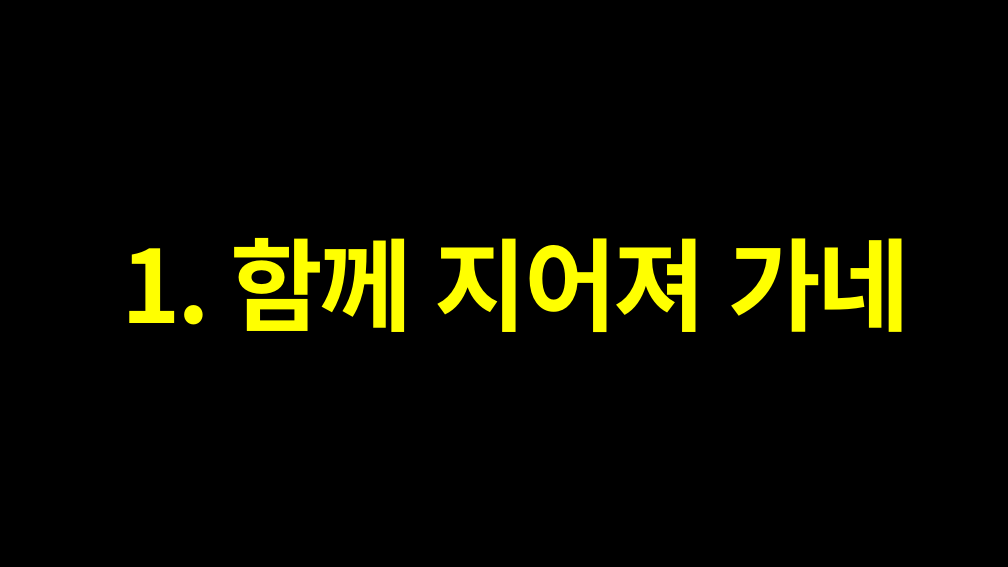
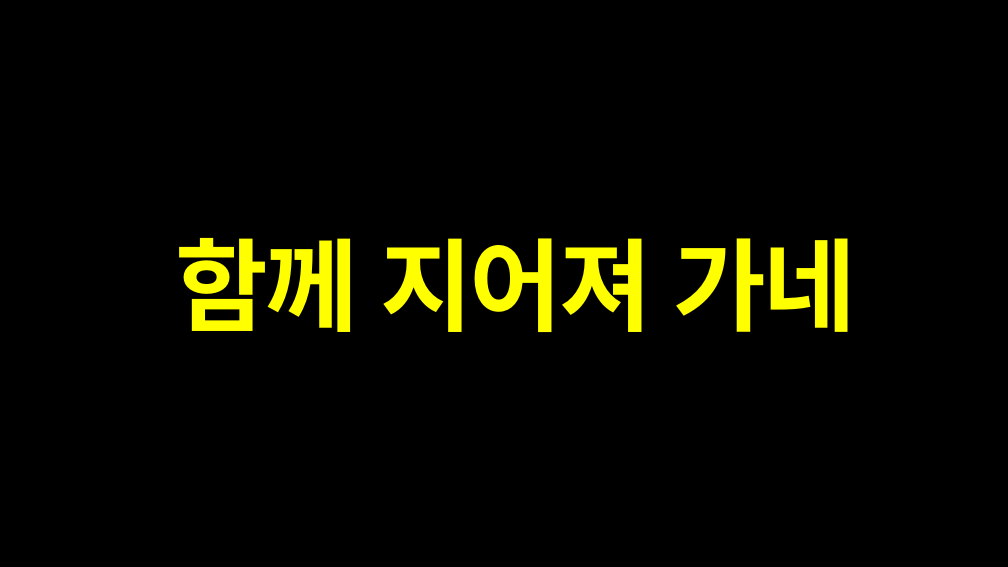
Before and after one commit to JohnHaan/lyrics-generator, a slide deck: slide 1 of songs/song-01/song.pptx. Drawn at 1008x567 pixels with LibreOffice and Linux fonts; fonts in the diff are those of the drawing. Boxes give left, top, right and bottom in pixels: in the first picture for what was removed or moved away, otherwise in the second. Text is boxed around its words. In the diff, an @@ line names an element or a change of style, - is before the commit and + after.

```diff
--- a/songs/song-01/song.pptx
+++ b/songs/song-01/song.pptx
@@ text at (176,238,856,332): text changed @@
-1. 함께 지어져 가네
+함께 지어져 가네
```
Also in this commit, not shown: 2 other slides changed, 1 slide removed, 11 other files.
